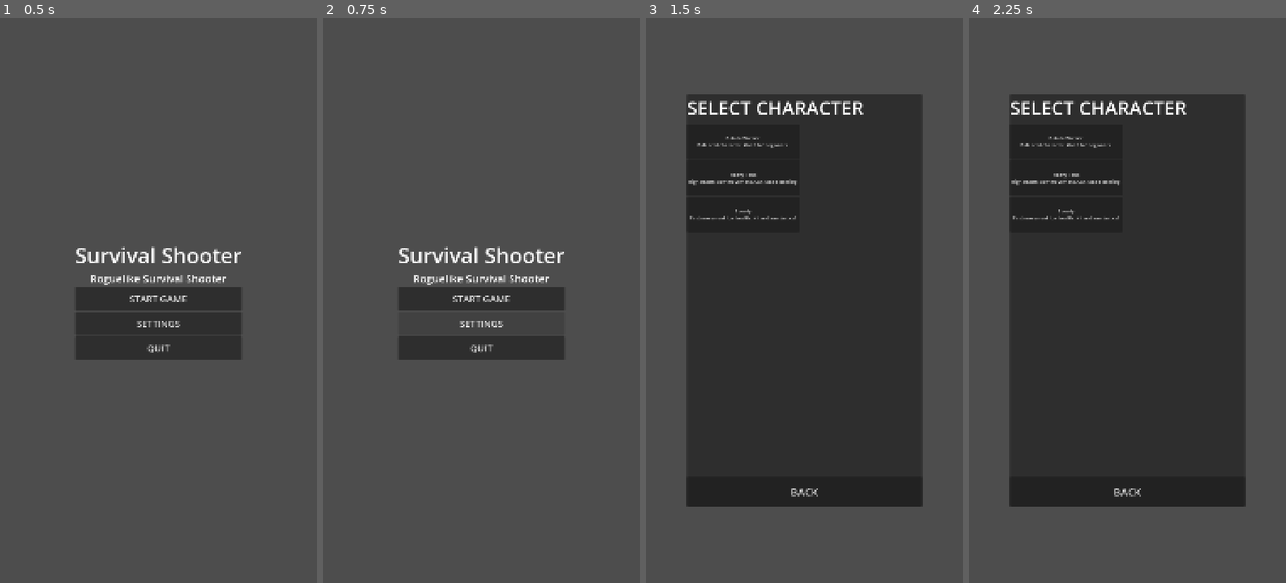
Above: before the commit, frames 1-4 (left to right).
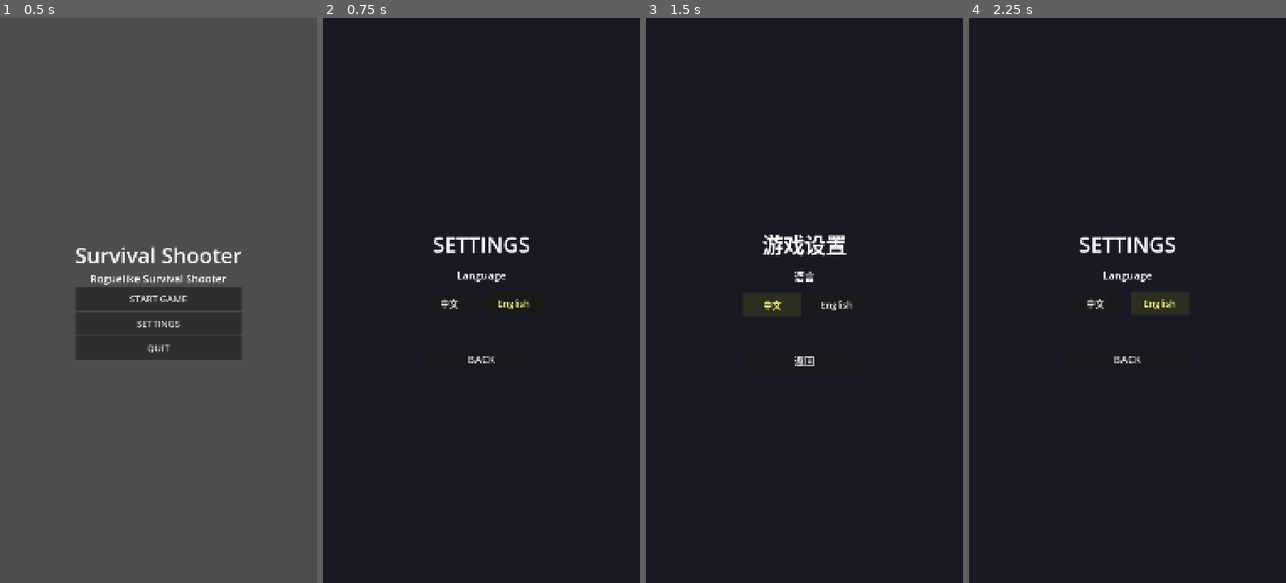
Above: after the commit, the same moments.

Repository: pengjipan/godot-minigame
Game: Godot game, scene res://scenes/menus/main_menu.tscn
Two runs of this game, one before a commit and one after it. Both use one fixed random seed, a clock stepped at 60 frames per second and the inputs below.
Inputs (mouse positions are in pixels of both pictures, inside the frame that each line leads up to):
- Up to frame 1 (0.5 s): no input
- Up to frame 2 (0.75 s): click "SETTINGS" at 0.5 s
- Up to frame 3 (1.5 s): click (772, 300) at 1.25 s, where only the run after the commit has a clickable "中文"
- Up to frame 4 (2.25 s): click (1159, 306) at 2 s, where only the run after the commit has a clickable "English"

Frame 1 is identical in both runs. In frame 2, 96% of the frame differs, in the area x 0-100%, y 0-100%; in frame 3, 49%; in frame 4, 48%.

Commit message:
feat: bug fix

Diff:
--- a/autoload/localization_manager.gd
+++ b/autoload/localization_manager.gd
@@ -2,19 +2,26 @@
 ## Manages game localization and language settings
 
 func _ready() -> void:
-	# Get system locale
-	var system_locale = OS.get_locale()
-	print("[LocalizationManager] System locale detected: ", system_locale)
-
 	# Print available translations
 	var translations = TranslationServer.get_loaded_locales()
 	print("[LocalizationManager] Available translations: ", translations)
 
-	# Set default language based on system locale
+	# 优先使用保存的语言设置
+	var saved_language = SaveManager.get_setting("language", "")
 	var target_locale = "en"
-	if system_locale.begins_with("zh"):
-		# Chinese language variants (zh_CN, zh_TW, zh_HK, etc.)
-		target_locale = "zh_CN"
+
+	if saved_language != "":
+		# 用户之前手动选择了语言
+		target_locale = saved_language
+		print("[LocalizationManager] 使用保存的语言设置: ", target_locale)
+	else:
+		# 使用系统语言
+		var system_locale = OS.get_locale()
+		print("[LocalizationManager] System locale detected: ", system_locale)
+
+		if system_locale.begins_with("zh"):
+			target_locale = "zh_CN"
+		print("[LocalizationManager] 根据系统语言设置为: ", target_locale)
 
 	TranslationServer.set_locale(target_locale)
 	print("[LocalizationManager] Game language set to: ", TranslationServer.get_locale())
--- a/autoload/save_manager.gd
+++ b/autoload/save_manager.gd
@@ -8,7 +8,13 @@
 	"version": 1,
 	"high_score": 0,
 	"total_runs": 0,
-	"characters_unlocked": []
+	"characters_unlocked": [],
+	"settings": {
+		"language": "",  # 空字符串表示使用系统语言
+		"master_volume": 1.0,
+		"music_volume": 1.0,
+		"sfx_volume": 1.0
+	}
 }
 
 var run_history: Array = []
@@ -80,7 +86,27 @@
 		"version": 1,
 		"high_score": 0,
 		"total_runs": 0,
-		"characters_unlocked": []
+		"characters_unlocked": [],
+		"settings": {
+			"language": "",
+			"master_volume": 1.0,
+			"music_volume": 1.0,
+			"sfx_volume": 1.0
+		}
 	}
 	run_history.clear()
 	save_save_data()
+
+## Save a setting value
+func save_setting(setting_name: String, value) -> void:
+	if not save_data.has("settings"):
+		save_data["settings"] = {}
+	save_data["settings"][setting_name] = value
+	save_save_data()
+	print("[SaveManager] 保存设置: ", setting_name, " = ", value)
+
+## Get a setting value
+func get_setting(setting_name: String, default_value = null):
+	if save_data.has("settings"):
+		return save_data["settings"].get(setting_name, default_value)
+	return default_value
--- a/localization/translations.csv
+++ b/localization/translations.csv
@@ -43,8 +43,8 @@
 TAG_BURST,Burst,连发
 TAG_SUSTAINED,Sustained,持续
 TAG_PIERCING,Piercing,穿透
-WEAPON_BONUS_FOR,+%.0f%% for %s,对%s +%.0f%%
-WEAPON_PENALTY_FOR,%.0f%% for %s,对%s %.0f%%
+WEAPON_BONUS_FOR,+%.0f%% for %s,+%.0f%% 对%s
+WEAPON_PENALTY_FOR,%.0f%% for %s,%.0f%% 对%s
 GAME_OVER_TITLE,GAME OVER,游戏结束
 GAME_OVER_STATS,Stats...,游戏统计数据...
 GAME_OVER_RETRY,TRY AGAIN,再来一局
--- a/project.godot
+++ b/project.godot
@@ -35,6 +35,10 @@
 window/stretch/aspect="expand"
 window/handheld/orientation=1
 
+[input_devices]
+
+pointing/emulate_touch_from_mouse=true
+
 [internationalization]
 
 locale/translations=PackedStringArray("res://localization/translations.en.translation", "res://localization/translations.zh_CN.translation")
--- a/scenes/menus/character_select.gd
+++ b/scenes/menus/character_select.gd
@@ -23,7 +23,8 @@
 		var char_name = tr(char_data.character_name)
 		var char_desc = tr(char_data.description)
 		button.text = char_name + "\n" + char_desc
-		button.custom_minimum_size = Vector2(0, 120)
+		button.custom_minimum_size = Vector2(0, 200)
+		button.add_theme_font_size_override("font_size", 32)
 		button.pressed.connect(_on_character_selected.bind(char_data))
 		character_container.add_child(button)
 
--- a/scenes/menus/main_menu.gd
+++ b/scenes/menus/main_menu.gd
@@ -22,8 +22,8 @@
 	get_tree().change_scene_to_file("res://scenes/menus/character_select.tscn")
 
 func _on_settings_pressed() -> void:
-	# Open settings (TODO)
-	pass
+	# Open settings menu
+	get_tree().change_scene_to_file("res://scenes/menus/settings_menu.tscn")
 
 func _on_quit_pressed() -> void:
 	get_tree().quit()
--- /dev/null
+++ b/scenes/menus/settings_menu.gd
@@ -0,0 +1,48 @@
+extends Control
+## Settings menu with language selection
+class_name SettingsMenu
+
+func _ready() -> void:
+	# Apply translations
+	$CenterContainer/VBoxContainer/Title.text = tr("SETTINGS_TITLE")
+	$CenterContainer/VBoxContainer/LanguageLabel.text = tr("SETTINGS_LANGUAGE")
+	$CenterContainer/VBoxContainer/LanguageButtons/ChineseButton.text = tr("SETTINGS_CHINESE")
+	$CenterContainer/VBoxContainer/LanguageButtons/EnglishButton.text = tr("SETTINGS_ENGLISH")
+	$CenterContainer/VBoxContainer/BackButton.text = tr("SETTINGS_BACK")
+
+	# Highlight current language
+	_update_language_buttons()
+
+func _update_language_buttons() -> void:
+	var current_locale = TranslationServer.get_locale()
+	var chinese_btn = $CenterContainer/VBoxContainer/LanguageButtons/ChineseButton
+	var english_btn = $CenterContainer/VBoxContainer/LanguageButtons/EnglishButton
+
+	if current_locale.begins_with("zh"):
+		chinese_btn.modulate = Color(1, 1, 0.5)  # 高亮中文
+		english_btn.modulate = Color(1, 1, 1)
+	else:
+		chinese_btn.modulate = Color(1, 1, 1)
+		english_btn.modulate = Color(1, 1, 0.5)  # 高亮英文
+
+func _on_chinese_pressed() -> void:
+	print("[SettingsMenu] 切换到中文")
+	LocalizationManager.set_language("zh_CN")
+	_refresh_ui()
+
+func _on_english_pressed() -> void:
+	print("[SettingsMenu] Switch to English")
+	LocalizationManager.set_language("en")
+	_refresh_ui()
+
+func _refresh_ui() -> void:
+	# 重新应用所有翻译
+	$CenterContainer/VBoxContainer/Title.text = tr("SETTINGS_TITLE")
+	$CenterContainer/VBoxContainer/LanguageLabel.text = tr("SETTINGS_LANGUAGE")
+	$CenterContainer/VBoxContainer/LanguageButtons/ChineseButton.text = tr("SETTINGS_CHINESE")
+	$CenterContainer/VBoxContainer/LanguageButtons/EnglishButton.text = tr("SETTINGS_ENGLISH")
+	$CenterContainer/VBoxContainer/BackButton.text = tr("SETTINGS_BACK")
+	_update_language_buttons()
+
+func _on_back_pressed() -> void:
+	get_tree().change_scene_to_file("res://scenes/menus/main_menu.tscn")
--- /dev/null
+++ b/scenes/menus/settings_menu.tscn
@@ -0,0 +1,76 @@
+[gd_scene load_steps=2 format=3 uid="uid://bm8x30ak1l2n5"]
+
+[ext_resource type="Script" path="res://scenes/menus/settings_menu.gd" id="1"]
+
+[node name="SettingsMenu" type="Control"]
+layout_mode = 3
+anchors_preset = 15
+anchor_right = 1.0
+anchor_bottom = 1.0
+grow_horizontal = 2
+grow_vertical = 2
+script = ExtResource("1")
+
+[node name="ColorRect" type="ColorRect" parent="."]
+layout_mode = 1
+anchors_preset = 15
+anchor_right = 1.0
+anchor_bottom = 1.0
+grow_horizontal = 2
+grow_vertical = 2
+color = Color(0.1, 0.1, 0.15, 1)
+
+[node name="CenterContainer" type="CenterContainer" parent="."]
+layout_mode = 1
+anchors_preset = 15
+anchor_right = 1.0
+anchor_bottom = 1.0
+grow_horizontal = 2
+grow_vertical = 2
+
+[node name="VBoxContainer" type="VBoxContainer" parent="CenterContainer"]
+layout_mode = 2
+theme_override_constants/separation = 30
+
+[node name="Title" type="Label" parent="CenterContainer/VBoxContainer"]
+layout_mode = 2
+theme_override_font_sizes/font_size = 72
+text = "SETTINGS"
+horizontal_alignment = 1
+
+[node name="LanguageLabel" type="Label" parent="CenterContainer/VBoxContainer"]
+layout_mode = 2
+theme_override_font_sizes/font_size = 36
+text = "Language"
+horizontal_alignment = 1
+
+[node name="LanguageButtons" type="HBoxContainer" parent="CenterContainer/VBoxContainer"]
+layout_mode = 2
+theme_override_constants/separation = 20
+alignment = 1
+
+[node name="ChineseButton" type="Button" parent="CenterContainer/VBoxContainer/LanguageButtons"]
+custom_minimum_size = Vector2(200, 80)
+layout_mode = 2
+theme_override_font_sizes/font_size = 32
+text = "中文"
+
+[node name="EnglishButton" type="Button" parent="CenterContainer/VBoxContainer/LanguageButtons"]
+custom_minimum_size = Vector2(200, 80)
+layout_mode = 2
+theme_override_font_sizes/font_size = 32
+text = "English"
+
+[node name="Spacer" type="Control" parent="CenterContainer/VBoxContainer"]
+custom_minimum_size = Vector2(0, 50)
+layout_mode = 2
+
+[node name="BackButton" type="Button" parent="CenterContainer/VBoxContainer"]
+custom_minimum_size = Vector2(300, 80)
+layout_mode = 2
+theme_override_font_sizes/font_size = 36
+text = "BACK"
+
+[connection signal="pressed" from="CenterContainer/VBoxContainer/LanguageButtons/ChineseButton" to="." method="_on_chinese_pressed"]
+[connection signal="pressed" from="CenterContainer/VBoxContainer/LanguageButtons/EnglishButton" to="." method="_on_english_pressed"]
+[connection signal="pressed" from="CenterContainer/VBoxContainer/BackButton" to="." method="_on_back_pressed"]
--- a/scenes/ui/stat_upgrade_screen.gd
+++ b/scenes/ui/stat_upgrade_screen.gd
@@ -133,8 +133,8 @@
 	var rarity: int = option.rarity
 	var value: float = option.value
 
-	var rarity_name := StatUpgradeData.Rarity.keys()[rarity]
-	var rarity_color := RARITY_COLORS.get(rarity_name, Color.WHITE)
+	var rarity_name: String = StatUpgradeData.Rarity.keys()[rarity]
+	var rarity_color: Color = RARITY_COLORS.get(rarity_name, Color.WHITE)
 
 	# Format value as percentage (0.08 -> "+8%")
 	var value_text := "+%.1f%%" % (value * 100)
--- a/scripts/systems/spawn_system.gd
+++ b/scripts/systems/spawn_system.gd
@@ -68,6 +68,14 @@
 
 	var player = player_nodes[0]
 
+	# Get world bounds from player (if available)
+	var world_bounds: Rect2
+	if player.has_method("get") and "world_bounds" in player:
+		world_bounds = player.world_bounds
+	else:
+		# Fallback to default bounds
+		world_bounds = Rect2(-200, -200, 1480, 2320)
+
 	# Spawn around player in a circle (300-500 pixels away for testing)
 	var spawn_distance = randf_range(300, 500)
 	var spawn_angle = randf_range(0, TAU)
@@ -75,6 +83,10 @@
 		cos(spawn_angle) * spawn_distance,
 		sin(spawn_angle) * spawn_distance
 	)
+
+	# Clamp spawn position to world bounds
+	spawn_pos.x = clamp(spawn_pos.x, world_bounds.position.x + 50, world_bounds.position.x + world_bounds.size.x - 50)
+	spawn_pos.y = clamp(spawn_pos.y, world_bounds.position.y + 50, world_bounds.position.y + world_bounds.size.y - 50)
 
 	# Create enemy
 	var enemy = enemy_scene.instantiate()
--- a/scripts/utils/screen_utils.gd
+++ b/scripts/utils/screen_utils.gd
@@ -5,13 +5,34 @@
 const REFERENCE_WIDTH: float = 1080.0
 const REFERENCE_HEIGHT: float = 1920.0
 
-## Get current viewport size
-static func get_viewport_size() -> Vector2:
-	return get_viewport().get_visible_rect().size
+## Calculate world bounds based on viewport and camera zoom
+## margin: extra space outside visible area for spawning/destroying objects
+static func calculate_world_bounds(viewport: Viewport, camera_zoom: Vector2 = Vector2.ONE, margin: float = 200.0) -> Rect2:
+	var viewport_size = viewport.get_visible_rect().size
+
+	# Calculate visible world size based on camera zoom
+	# zoom = 0.5 means camera shows 2x more area
+	# zoom = 2.0 means camera shows 0.5x area
+	var world_width = viewport_size.x / camera_zoom.x
+	var world_height = viewport_size.y / camera_zoom.y
+
+	# Add margin for off-screen spawning and destroy tolerance
+	return Rect2(
+		-margin,
+		-margin,
+		world_width + margin * 2,
+		world_height + margin * 2
+	)
+
+## Get current viewport size from a node
+static func get_viewport_size_from_node(node: Node) -> Vector2:
+	if node:
+		return node.get_viewport().get_visible_rect().size
+	return Vector2(REFERENCE_WIDTH, REFERENCE_HEIGHT)  # Fallback
 
 ## Get UI scale based on reference resolution
-static func get_ui_scale() -> float:
-	var viewport_size = get_viewport_size()
+static func get_ui_scale(viewport: Viewport) -> float:
+	var viewport_size = viewport.get_visible_rect().size
 	var width_scale = viewport_size.x / REFERENCE_WIDTH
 	return minf(width_scale, 1.5)  # Cap at 1.5x for large screens
 
@@ -25,39 +46,35 @@
 	return usable_rect.position.y + usable_rect.size.y
 
 ## Get safe area horizontal margins
-static func get_safe_area_horizontal_margin() -> float:
-	var viewport_size = get_viewport_size()
+static func get_safe_area_horizontal_margin(viewport: Viewport) -> float:
+	var viewport_size = viewport.get_visible_rect().size
 	var usable_rect = DisplayServer.screen_get_usable_rect()
 	return (viewport_size.x - usable_rect.size.x) / 2.0
 
 ## Check if screen is in portrait orientation
-static func is_portrait() -> bool:
-	var viewport_size = get_viewport_size()
+static func is_portrait(viewport: Viewport) -> bool:
+	var viewport_size = viewport.get_visible_rect().size
 	return viewport_size.y > viewport_size.x
 
 ## Get world units per pixel (for scaling)
-static func get_world_scale() -> float:
-	var viewport_size = get_viewport_size()
+static func get_world_scale(viewport: Viewport) -> float:
+	var viewport_size = viewport.get_visible_rect().size
 	return REFERENCE_HEIGHT / viewport_size.y
 
 ## Convert screen position to world position given a camera
 static func screen_to_world(screen_pos: Vector2, camera: Camera2D) -> Vector2:
 	return camera.get_global_mouse_position()
 
-## Clamp position to screen bounds with margin
-static func clamp_to_screen(position: Vector2, margin: float = 0.0) -> Vector2:
-	var viewport_size = get_viewport_size()
-	return position.clamp(Vector2(margin, margin),
-		viewport_size - Vector2(margin, margin))
+## Get center of viewport in world coordinates
+static func get_viewport_center(viewport: Viewport, camera_zoom: Vector2 = Vector2.ONE) -> Vector2:
+	var viewport_size = viewport.get_visible_rect().size
+	return (viewport_size / camera_zoom) / 2.0
 
-## Get center of screen
-static func get_screen_center() -> Vector2:
-	return get_viewport_size() / 2.0
-
-## Get random point on screen
-static func get_random_screen_position() -> Vector2:
-	var viewport_size = get_viewport_size()
+## Get random point within visible area
+static func get_random_viewport_position(viewport: Viewport, camera_zoom: Vector2 = Vector2.ONE) -> Vector2:
+	var viewport_size = viewport.get_visible_rect().size
+	var world_size = viewport_size / camera_zoom
 	return Vector2(
-		randf_range(0, viewport_size.x),
-		randf_range(0, viewport_size.y)
+		randf_range(0, world_size.x),
+		randf_range(0, world_size.y)
 	)
Not shown, changed: .claude/settings.local.json
Binary file changed: localization/translations.en.translation
Binary file changed: localization/translations.zh_CN.translation
Not shown, added: resources/upgrades/stat_upgrade_data.gd.uid
Not shown, added: resources/waves/wave_config.gd.uid
Not shown: 1 places in resources/weapons/flamethrower.tres that only renumber resources
Not shown: 1 places in resources/weapons/grenade_launcher.tres that only renumber resources
Not shown: 1 places in resources/weapons/minigun.tres that only renumber resources
Not shown: 1 places in resources/weapons/smg.tres that only renumber resources
Not shown, added: resources/weapons/tag_data.gd.uid
Not shown, added: scenes/menus/settings_menu.gd.uid
Not shown, added: scenes/ui/starting_weapon_screen.gd.uid
(and 5 more such lines)
